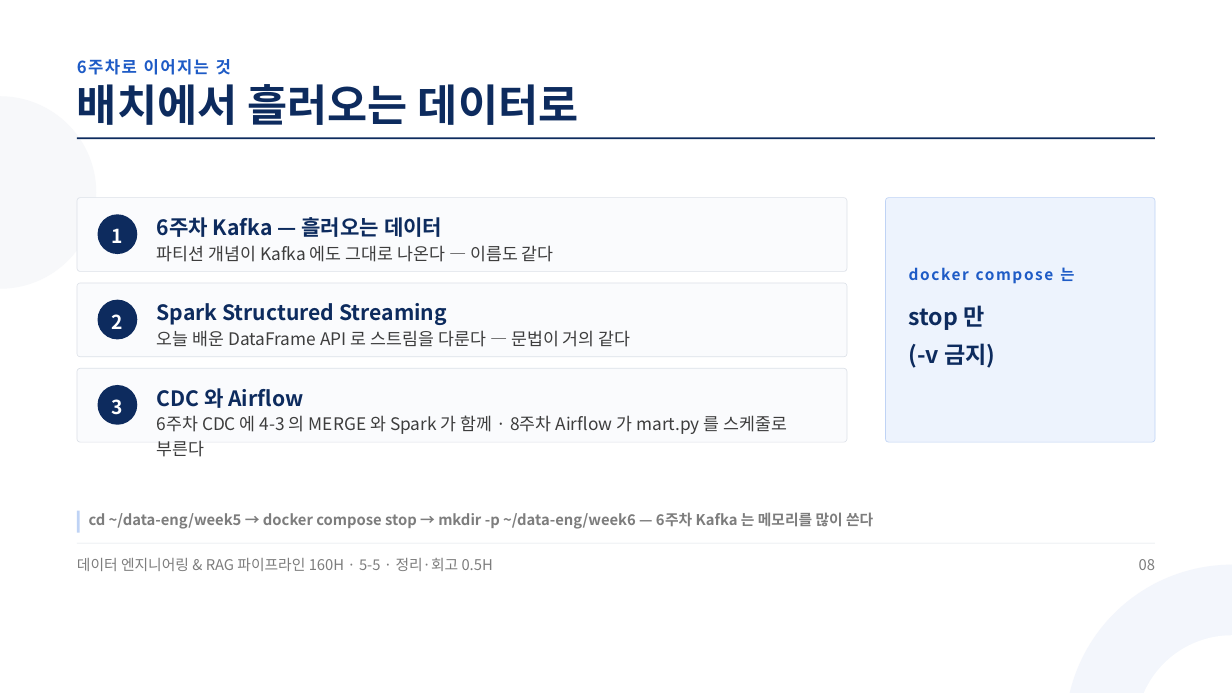
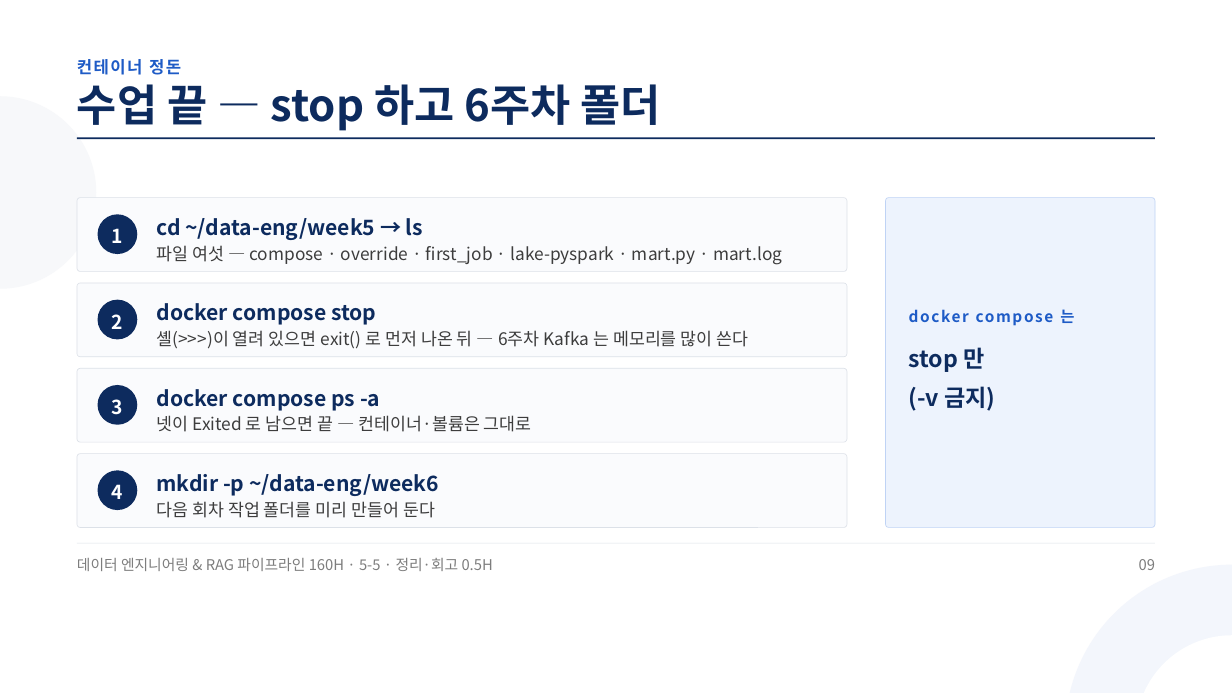
Before and after one commit to aebonlee/materials, a slide deck: slide 9 of data-eng/decks/w5d5s4.pptx (slide 8 before the commit). Drawn at 1232x693 pixels with LibreOffice and Linux fonts; fonts in the diff are those of the drawing. Boxes give left, top, right and bottom in pixels: in the first picture for what was removed or moved away, otherwise in the second. Text is boxed around its words. In the diff, an @@ line names an element or a change of style, - is before the commit and + after.

```diff
--- a/data-eng/decks/w5d5s4.pptx
+++ b/data-eng/decks/w5d5s4.pptx
@@ text at [77, 59, 181, 75]: text changed @@
-6주차로 이어지는 것
+컨테이너 정돈
@@ text at [77, 84, 660, 131]: text changed @@
-배치에서 흘러오는 데이터로
+수업 끝 — stop 하고 6주차 폴더
@@ rounded rectangle: place and size @@
-rounded rectangle at [886, 198, 1156, 442]
+rounded rectangle at [886, 198, 1156, 527]
@@ rounded rectangle at [886, 198, 1156, 527]: proportions changed @@
@@ text at [157, 218, 423, 240]: text changed @@
-6주차 Kafka — 흘러오는 데이터
+cd ~/data-eng/week5 → ls
@@ text at [157, 245, 782, 265]: text changed @@
-파티션 개념이 Kafka 에도 그대로 나온다 — 이름도 같다
+파일 여섯 — compose · override · first_job · lake-pyspark · mart.py · mart.log
@@ text at [157, 303, 376, 325]: text changed @@
-Spark Structured Streaming
+docker compose stop
@@ text "docker compose 는": place and size @@
-text "docker compose 는" at [1060, 267, 1074, 281]
+text "docker compose 는" at [1060, 309, 1074, 323]
@@ text at [157, 330, 749, 348]: text changed @@
-오늘 배운 DataFrame API 로 스트림을 다룬다 — 문법이 거의 같다
+셸(>>>)이 열려 있으면 exit() 로 먼저 나온 뒤 — 6주차 Kafka 는 메모리를 많이 쓴다
@@ text "stop 만": place and size @@
-text "stop 만" at [909, 305, 995, 368]
+text "stop 만" at [909, 347, 995, 411]
@@ text at [157, 389, 380, 411]: text changed @@
-CDC 와 Airflow
+docker compose ps -a
@@ text at [157, 415, 532, 432]: text changed @@
-6주차 CDC 에 4-3 의 MERGE 와 Spark 가 함께 · 8주차 Airflow 가 mart.py 를 스케줄로 부른다
+넷이 Exited 로 남으면 끝 — 컨테이너·볼륨은 그대로
@@ rounded rectangle added at [77, 453, 847, 527], fill #FAFBFD, outline #DCE1E8 0.75 pt @@
@@ ellipse added at [97, 471, 137, 511], fill #0D2B5E @@
@@ text added at [157, 474, 439, 496], 24.8 pt, text #0D2B5E, bold @@
+mkdir -p ~/data-eng/week6
@@ text added at [112, 484, 123, 499], 22.5 pt, text #FFFFFF, bold @@
+4
@@ text at [157, 501, 435, 518]: text changed; size 17.2 to 20.2 pt; text colour #7D7D7D to #3D3D3D; bold off @@
-cd ~/data-eng/week5 → docker compose stop → mkdir -p ~/data-eng/week6 — 6주차 Kafka 는 메모리를 많이 쓴다
+다음 회차 작업 폴더를 미리 만들어 둔다
@@ rectangle removed at [77, 511, 79, 532] @@
@@ text at [1139, 559, 1155, 570]: text changed @@
-08
+09
```
Also in this commit, not shown: 7 other slides changed, 1 slide added, 11 other files.
